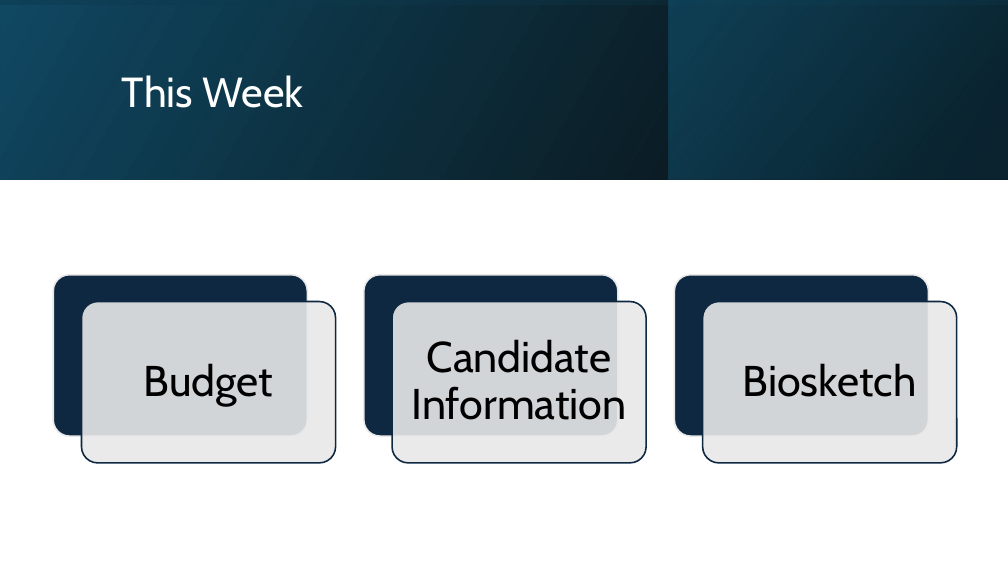
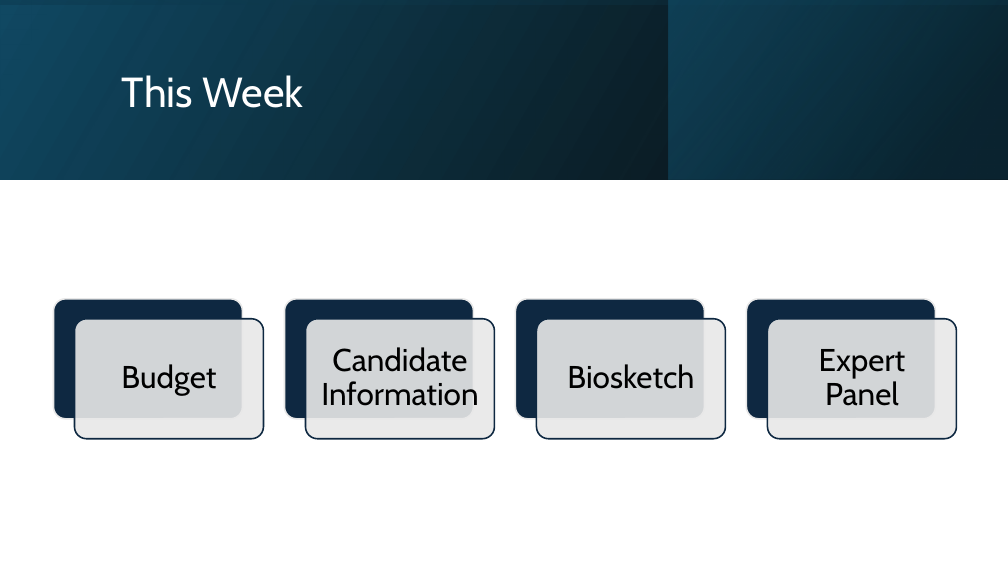
Before and after one commit to BridgesLab/FellowshipWorkshopDocuments, a slide deck: slide 11 of Documents/Slides/Orientation.pptx. Drawn at 1008x567 pixels with LibreOffice and Linux fonts; fonts in the diff are those of the drawing. Boxes give left, top, right and bottom in pixels: in the first picture for what was removed or moved away, otherwise in the second. Text is boxed around its words. In the diff, an @@ line names an element or a change of style, - is before the commit and + after.

```diff
--- a/Documents/Slides/Orientation.pptx
+++ b/Documents/Slides/Orientation.pptx
@@ rounded rectangle: place and size @@
-rounded rectangle at [53, 274, 307, 436]
+rounded rectangle at [54, 299, 243, 419]
@@ rounded rectangle: place and size @@
-rounded rectangle at [364, 274, 618, 436]
+rounded rectangle at [284, 299, 473, 419]
@@ rounded rectangle added at [516, 299, 705, 419], fill #0E2841, outline #E8E8E8 1.5 pt @@
@@ rounded rectangle: place and size @@
-rounded rectangle at [675, 274, 929, 436]
+rounded rectangle at [746, 299, 935, 419]
@@ rounded rectangle: place and size @@
-rounded rectangle at [82, 302, 336, 463]
+rounded rectangle at [75, 319, 264, 439]
@@ text "Budget": place and size @@
-text "Budget" at [143, 363, 273, 406]
+text "Budget" at [121, 364, 216, 396]
@@ rounded rectangle added at [306, 319, 495, 439], fill #E8E8E8 at 90% opacity, outline #0E2841 1.5 pt @@
@@ text "Candidate Information": place and size @@
-text "Candidate Information" at [411, 339, 626, 420]
+text "Candidate Information" at [321, 347, 478, 406]
@@ rounded rectangle: place and size @@
-rounded rectangle at [392, 302, 647, 463]
+rounded rectangle at [537, 319, 726, 439]
@@ size 41 to 30 pt; less space between paragraphs in 3 elements at [121, 364, 216, 396], [321, 347, 478, 406], [567, 364, 694, 389] @@
@@ text "Biosketch": place and size @@
-text "Biosketch" at [743, 363, 917, 397]
+text "Biosketch" at [567, 364, 694, 389]
@@ rounded rectangle: place and size @@
-rounded rectangle at [702, 302, 957, 463]
+rounded rectangle at [768, 319, 957, 439]
@@ text added at [819, 349, 906, 406], 30 pt, text #000000 @@
+Expert Panel
```
Also in this commit, not shown: 4 other slides changed, 4 slides added, 1 slide removed.
